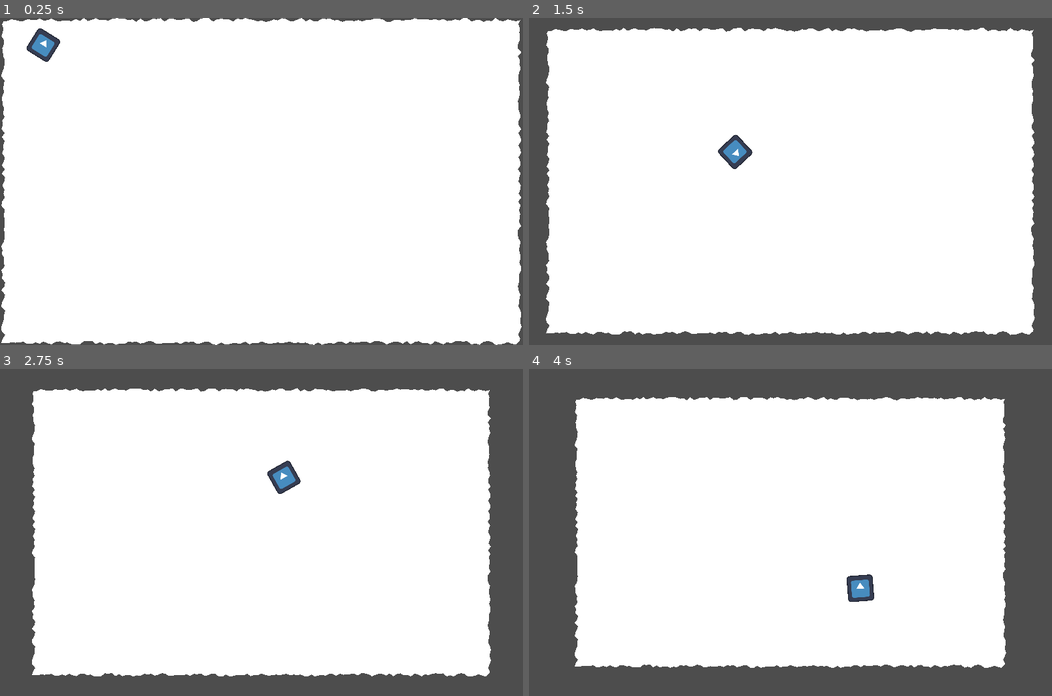
Above: before the commit, frames 1-4 (two rows, left to right).
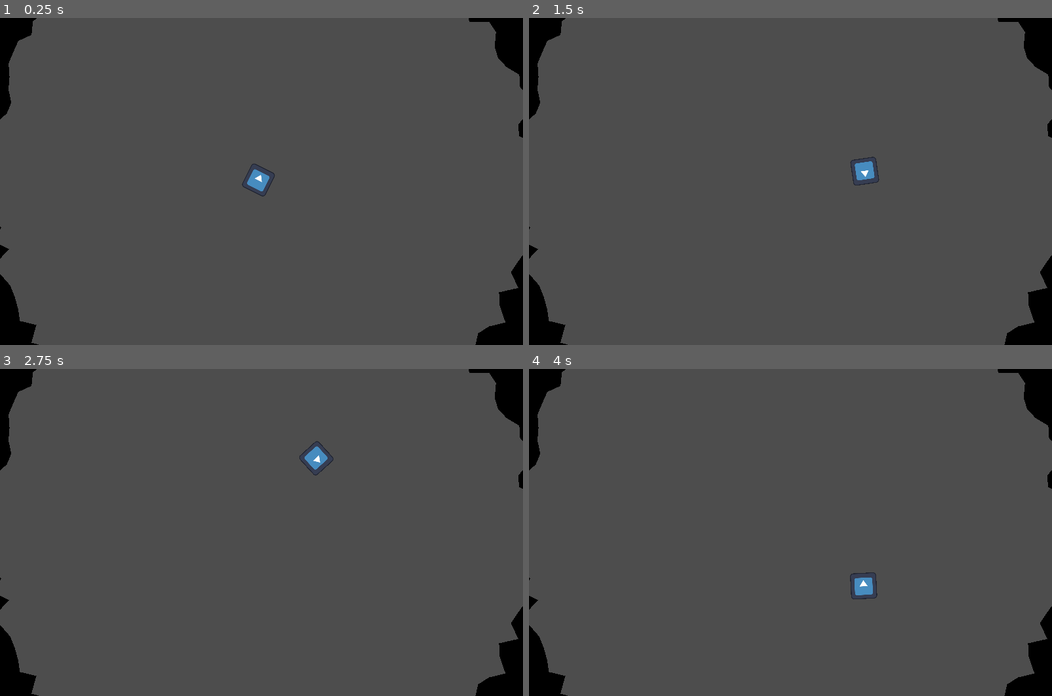
Above: after the commit, the same moments.

Repository: sergei11156/limetedSpace
Game: Godot game, scene res://main.tscn
Two runs of this game, one before a commit and one after it. Both use one fixed random seed, a clock stepped at 60 frames per second and the inputs below. The engine's default icon, where the game draws it, is replaced by a stand-in: a white triangle on a blue panel in a dark square.
Inputs (mouse positions are in pixels of both pictures, inside the frame that each line leads up to):
- Up to frame 1 (0.25 s): no input
- Up to frame 2 (1.5 s): move the mouse to (905, 165) at 0.52 s; move the mouse to (685, 197) at 1.27 s
- Up to frame 3 (2.75 s): move the mouse to (313, 460) at 2.02 s
- Up to frame 4 (4 s): move the mouse to (764, 597) at 2.77 s; move the mouse to (947, 581) at 3.52 s

The runs differ from the first frame. In frame 1, 98% of the frame differs, in the area x 0-100%, y 0-100%; in frame 2, 89%; in frame 3, 79%; in frame 4, 71%.

Commit message:
polygons rework

Diff:
--- a/freeArea.gd
+++ b/freeArea.gd
@@ -1,50 +1,68 @@
 extends Node2D
 
+var screen_size
+var radius
+var vertices: Array[Vector2]
 
 # Called when the node enters the scene tree for the first time.
 func _ready():
-	var screen_size = get_viewport_rect().size
+	screen_size = get_viewport_rect().size
+	radius = (screen_size.x if screen_size.x > screen_size.y else screen_size.y) / 2
+
 	position = screen_size /2
 
-	var verticePerUnits = 20
+	var verticesCount = 144
+	var randomOffset = 0.05 * radius
+	vertices = []
 
-	var leftSide: Array[Vector2] = []
-	var leftSideX = -screen_size.x/2
-	for y in range(screen_size.y/2, -screen_size.y/2, -verticePerUnits):
-		leftSide.push_back(Vector2(leftSideX + (randi() % verticePerUnits - verticePerUnits/2), y))
+	for step in range(verticesCount):
+		var verticePos = Vector2.from_angle(PI * 2 / verticesCount * step)
+		var rnd1to100 = randi() % 100
+		verticePos *= radius + rnd1to100
+		print(step, verticePos)
+		vertices.push_back(verticePos)
 
-	var topSide: Array[Vector2] = []
-	var topSideY = -screen_size.y/2
-	for x in range(-screen_size.x/2, screen_size.x/2, verticePerUnits):
-		topSide.push_back(Vector2(x, topSideY + (randi() % verticePerUnits - verticePerUnits/2)))
+	var slices = [$PolygonSliece1, $PolygonSliece2, $PolygonSliece3, $PolygonSliece4]
+	var collisionSlices = [$PolygonSliece1, $PolygonSliece2, $PolygonSliece3, $PolygonSliece4]
 
-	var rightSide: Array[Vector2] = []
-	var rightSideX = screen_size.x/2
-	for y in range(-screen_size.y/2, screen_size.y/2, verticePerUnits):
-		rightSide.push_back(Vector2(rightSideX + (randi() % verticePerUnits - verticePerUnits/2), y))
-
-	var bottomSide: Array[Vector2] = []
-	var bottomSideY = screen_size.y/2
-	for x in range(screen_size.x/2, -screen_size.x/2, -verticePerUnits):
-		bottomSide.push_back(Vector2(x, bottomSideY + (randi() % verticePerUnits - verticePerUnits/2)))
-
-	var allSidesVertice = leftSide + topSide + rightSide + bottomSide
+	drawVertices(vertices, slices)
+	drawVertices(vertices, collisionSlices)
 
 
-	$Polygon2D.set_polygon(PackedVector2Array(allSidesVertice))
-	$Polygon2D.set_position(Vector2(0, 0))
-	$Area2D/CollisionPolygon2D.set_position(Vector2(0, 0))
+func drawVertices(vertices: Array, slices: Array, ):
+	var verticesInSlice = vertices.size()/slices.size()
+	var polygonVertices = []
+	for i in vertices.size() + 1:
+		var vertice: Vector2
+		if vertices.size() < i:
+			vertice = vertices[i]
+		else:
+			vertice = vertices[i-1]
+		if i % verticesInSlice == 0:
+			if polygonVertices.size() > 0:
+				#Если это последний слайс то
+				polygonVertices.push_back(Vector2(vertice))
+				polygonVertices.push_back(vertice.normalized() * radius * 4) # последняя точка в слайсе
+				slices[i / verticesInSlice - 1].set_polygon(PackedVector2Array(polygonVertices))
+				polygonVertices = []
+				polygonVertices.push_back(vertice.normalized() * radius * 4) # первая точка в слайсе
+				print(vertice.normalized() * radius * 4, "first vertice, slice:", i / verticesInSlice - 1)
+			else:
+				polygonVertices.push_back(vertice.normalized() * radius * 4) # первая точка в слайсе
+				print(vertice.normalized() * radius * 4, "first vertice, slice:", i / verticesInSlice - 1)
 
+		polygonVertices.push_back(Vector2(vertice))
 
 # Called every frame. 'delta' is the elapsed time since the previous frame.
 func _process(delta):
-	var poligon = $Polygon2D.get_polygon();
-	for i in poligon.size():
-		var deltaPosition = -poligon[i].normalized() * poligon[i].length() * 0.05 * delta;
-		poligon.set(i, poligon[i] + deltaPosition);
+	pass
+	#var poligon = $Polygon2D.get_polygon();
+	#for i in poligon.size():
+	#	var deltaPosition = -poligon[i].normalized() * poligon[i].length() * 0.05 * delta;
+	#	poligon.set(i, poligon[i] + deltaPosition * (1 + (randi() % 10)/100));
 
-	$Polygon2D.set_polygon(poligon)
-	$Area2D/CollisionPolygon2D.set_polygon(poligon)
+	#$Polygon2D.set_polygon(poligon)
+	#$Area2D/CollisionPolygon2D.set_polygon(poligon)
 
 
 
--- a/freeArea.tscn
+++ b/freeArea.tscn
@@ -6,12 +6,27 @@
 script = ExtResource("1_3fs1y")
 metadata/_edit_lock_ = true
 
-[node name="Polygon2D" type="Polygon2D" parent="."]
+[node name="PolygonSliece1" type="Polygon2D" parent="."]
+color = Color(0, 0, 0, 1)
 
 [node name="Area2D" type="Area2D" parent="."]
 
-[node name="CollisionPolygon2D" type="CollisionPolygon2D" parent="Area2D"]
-polygon = PackedVector2Array(0, 0, 0, 0, 0, 0)
+[node name="CollisionSliece1" type="CollisionPolygon2D" parent="Area2D"]
+
+[node name="CollisionSliece2" type="CollisionPolygon2D" parent="Area2D"]
+
+[node name="CollisionSliece3" type="CollisionPolygon2D" parent="Area2D"]
+
+[node name="CollisionSliece4" type="CollisionPolygon2D" parent="Area2D"]
+
+[node name="PolygonSliece2" type="Polygon2D" parent="."]
+color = Color(0, 0, 0, 1)
+
+[node name="PolygonSliece3" type="Polygon2D" parent="."]
+color = Color(0, 0, 0, 1)
+
+[node name="PolygonSliece4" type="Polygon2D" parent="."]
+color = Color(0, 0, 0, 1)
 
 [connection signal="area_entered" from="Area2D" to="." method="_on_area_2d_area_entered"]
 [connection signal="area_shape_exited" from="Area2D" to="." method="_on_area_2d_area_shape_exited"]
--- a/player.gd
+++ b/player.gd
@@ -5,7 +5,7 @@
 
 # Called when the node enters the scene tree for the first time.
 func _ready():
-	pass # Replace with function body.
+	position = get_viewport_rect().size / 2
 
 
 
--- a/project.godot
+++ b/project.godot
@@ -21,6 +21,10 @@
 window/size/viewport_height=1600
 window/stretch/mode="canvas_items"
 
+[physics]
+
+2d/default_gravity_vector=Vector2(2.08165e-12, 2.08165e-12)
+
 [rendering]
 
 renderer/rendering_method="gl_compatibility"
